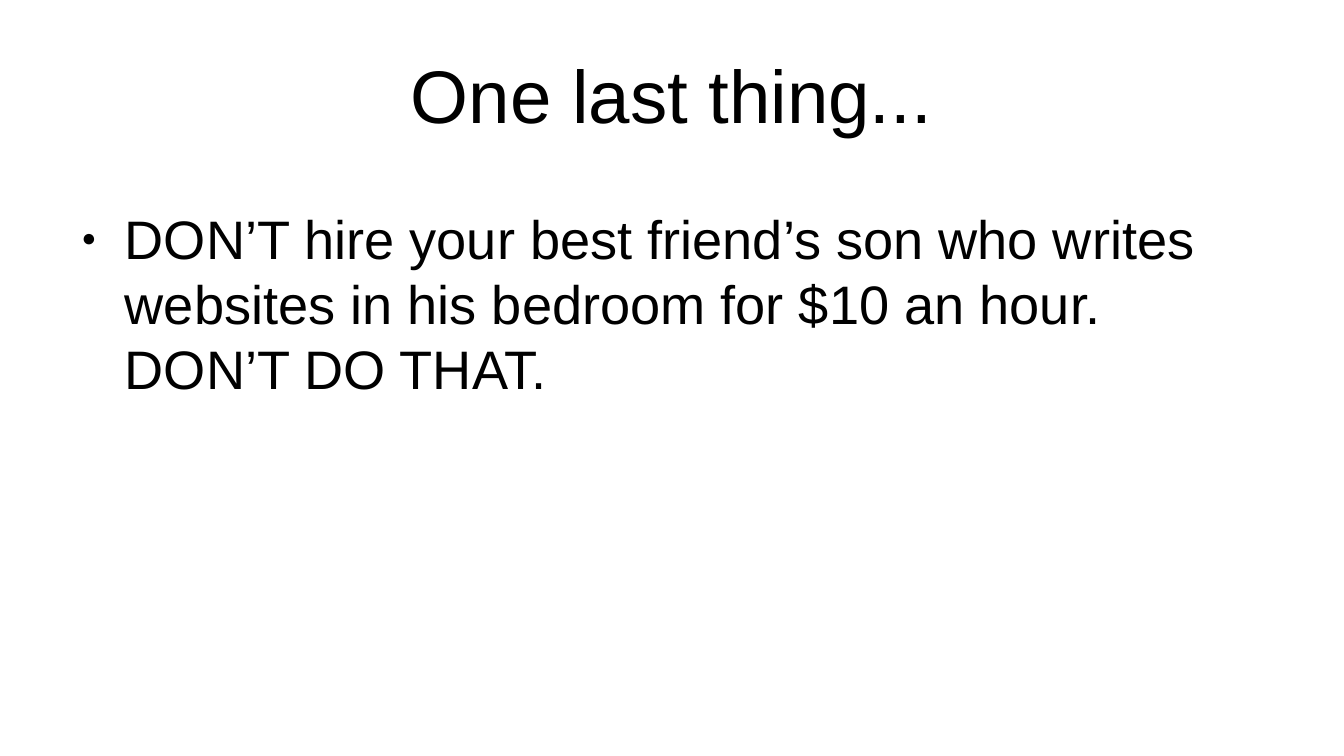
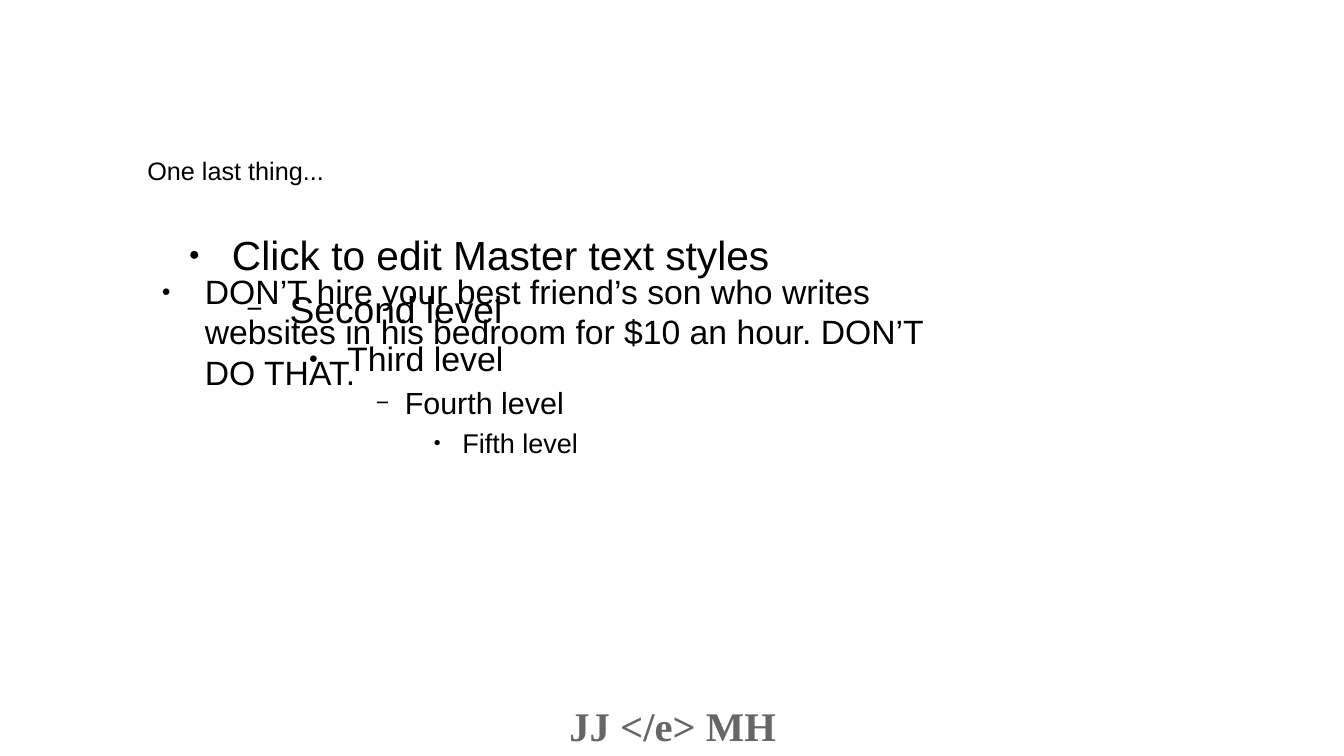
Before and after one commit to projectEndings/Endings, a slide deck: slide 6 of presentations/dhsi2019/talk_to_your_programmer.odp. Drawn at 1344x756 pixels with LibreOffice and Linux fonts; fonts in the diff are those of the drawing; background and template pictures are left out. Boxes give left, top, right and bottom in pixels: in the first picture for what was removed or moved away, otherwise in the second. Text is boxed around its words. In the diff, an @@ line names an element or a change of style, - is before the commit and + after.

```diff
--- a/presentations/dhsi2019/talk_to_your_programmer.odp
+++ b/presentations/dhsi2019/talk_to_your_programmer.odp
@@ title "One last thing...": place and size @@
-title "One last thing..." at (411, 69, 932, 137)
+title "One last thing..." at (147, 161, 324, 186)
@@ title "One last thing..." at (147, 161, 324, 186): size 44 to 14.9 pt; alignment centre to left @@
@@ text added at (232, 240, 769, 454), 24 pt, text #000000 @@
+● Click to edit Master text styles
+  − Second level
+    ● Third level
+      − Fourth level
+        ● Fifth level
@@ text "DON’T hire your best friend’s ...": place and size @@
-text "DON’T hire your best friend’s ..." at (125, 219, 1194, 390)
+text "DON’T hire your best friend’s ..." at (205, 277, 924, 386)
@@ text "DON’T hire your best friend’s ..." at (205, 277, 924, 386): size 32 to 19.9 pt; less space between paragraphs @@
@@ text added at (569, 714, 776, 742), 24 pt, text #666666, bold @@
+JJ </e> MH
```
Also in this commit, not shown: 18 other slides changed, 1 other file.
